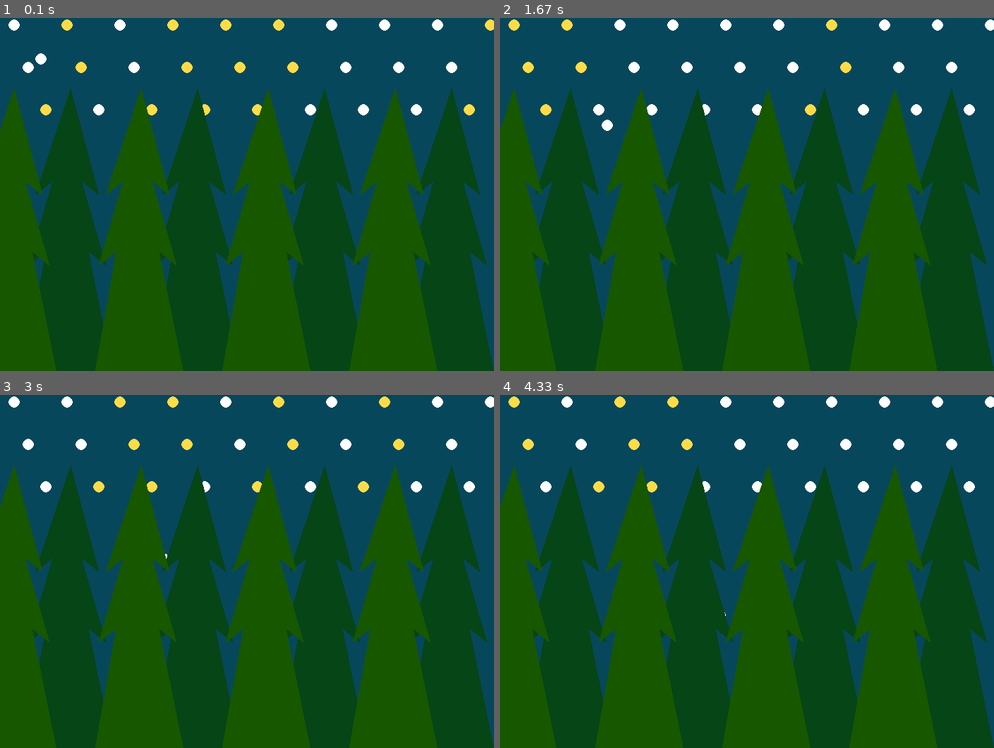
Above: before the commit, frames 1-4 (two rows, left to right).
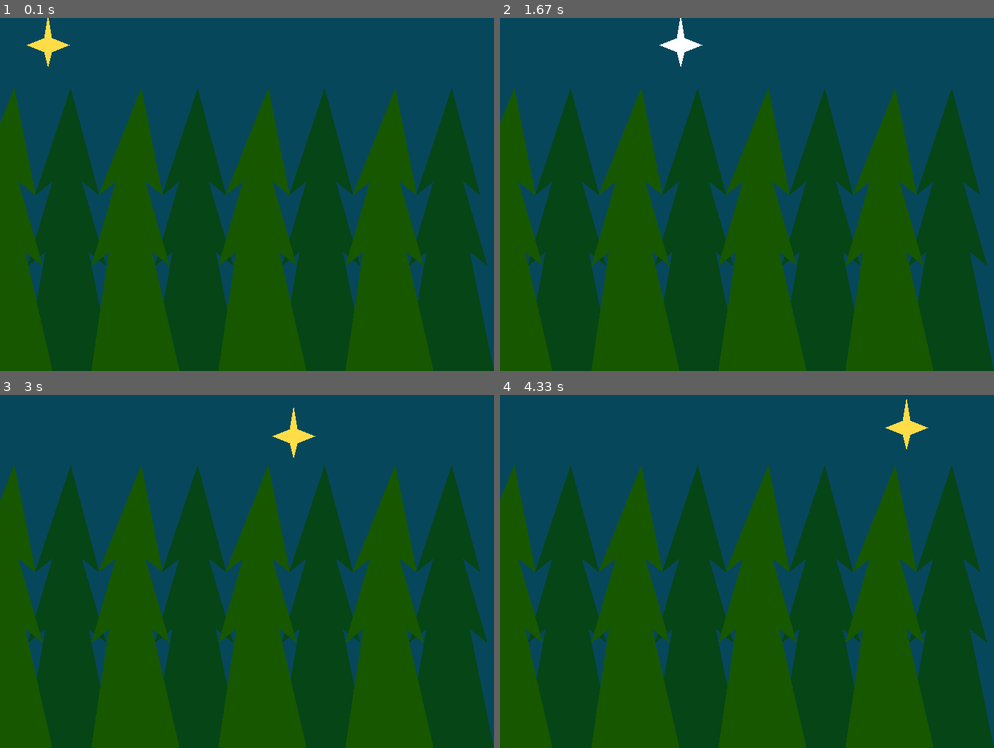
Above: after the commit, the same moments.

Repository: tenley22/updated_pygame_scene
Game: pygame game, started from main.py
Two runs of this game, one before a commit and one after it. Both use one fixed random seed, a clock stepped at 60 frames per second and the inputs below.
Inputs:
- Up to frame 1 (0.1 s): no input
- Up to frame 2 (1.67 s): no input
- Up to frame 3 (3 s): no input
- Up to frame 4 (4.33 s): no input

The runs differ from the first frame. In frame 1, 6.3% of the frame differs, in the area x 0-100%, y 0-87%; in frame 2, 6.3%; in frame 3, 6.2%; in frame 4, 6.2%.

Commit message:
Update main.py

Diff:
--- a/main.py
+++ b/main.py
@@ -8,7 +8,7 @@
 GREEN = (6, 69, 22)
 GREEN2 = (22, 87, 0)
 WHITE = (255, 255, 255)
-YELLOW = (255, 220, 71)
+YELLOW = (255, 221, 71)
 STARS = [WHITE, YELLOW]
 
 # math constants
@@ -27,10 +27,11 @@
 pygame.display.set_caption('Forest Scene')
 
 star_x = 50
-starx_velo = 1
+starx_velo = 2
 star_y = 50
-stary_velo = 1
-star_rad = 8
+stary_velo = 2
+star_side = 40
+
 
 running = True
 while running:
@@ -39,46 +40,46 @@
         if event.type == pygame.QUIT:
             running = False
 
-    pygame.display.flip()
+    if star_x + star_side > DISPLAY_WIDTH or star_x < 0:
+        starx_velo *= -1
+
+    if star_y + star_side > 200 or star_y < 0:
+        stary_velo *= -1
+
+
+
 
     screen.fill(BLUE)
 
-    # functions
-    def trees(place, fill, x1, y1, mult):
-        space = 180 * mult
-        pygame.draw.polygon(place, fill, ((x1 + space, y1), (x1 - 50 + space, y1 + 150), (x1 - 25 + space, y1 + 130), (x1 - 60 + space, y1 + 250),
-        (x1 - 35 + space, y1 + 230), (x1 - 100 + space, 700), (x1 + 100 + space, 700), (x1 + 25 + space, y1 + 230),
-        (x1 + 50 + space, y1 + 250), (x1 + 15 + space, y1 + 130), (x1 + 40 + space, y1 + 150)))
+    # drawing
+    #star
 
-    def stars(place, fill, x1, y1, width, mult = 0):
-        space = 75 * mult
-        pygame.draw.circle(place, fill, (x1 + space, y1), width)
+    color = random.choice(STARS)
+    pygame.draw.polygon(screen, color, ((star_x, star_y), (star_x-5, star_y-20), (star_x-30, star_y-30), (star_x-5, star_y-40), (star_x, star_y-70), (star_x+5, star_y-40), (star_x+30, star_y-30), (star_x+5, star_y-20)))
+    star_x += starx_velo
+    star_y += stary_velo
 
 
-    # drawing
 
-    stars(screen, WHITE, star_x, star_y, star_rad)
-    star_x += starx_velo
-    star_y += stary_velo
-    if star_x > DISPLAY_WIDTH or star_x < 0:
-        starx_velo *= -1
-
-    if star_y > DISPLAY_HEIGHT or star_y < 0:
-        stary_velo *= -1
-
-
-    # stars
+    # stars original
+    '''
     for multiplier in range(20):
         color = random.choice(STARS)
-        stars(screen, color, -10, 130, 8, multiplier)
-        stars(screen, color, 40, 70, 8, multiplier)
-        stars(screen, color, 20, 10, 8, multiplier)
-
+        num = random.randint(10, 20)
+        pygame.draw.circle(screen, color, (-10 + 75 * multiplier, 130), 8)
+        pygame.draw.circle(screen, color, (40 + 75 * multiplier, 70), 8)
+        pygame.draw.circle(screen, color, (20 + 75 * multiplier, 10), 8)
+    '''
 
     # trees
     for multiplier in range (4):
-        trees(screen, GREEN, 100, 100, multiplier)
-        trees(screen, GREEN2, 20, 100, multiplier)
+        pygame.draw.polygon(screen, GREEN, ((100 + 180*multiplier, 100), (50 + 180*multiplier, 250), (75 + 180*multiplier, 230), (40 + 180*multiplier, 350), (65 + 180*multiplier, 330), (0 + 180*multiplier, 700), (200 + 180*multiplier, 700), (125 + 180*multiplier, 330), (150 + 180*multiplier, 350), (115 + 180*multiplier, 230), (140 + 180*multiplier, 250)))
+
+        pygame.draw.polygon(screen, GREEN2, ((20 + 180 * multiplier, 100), (-40 + 180 * multiplier, 250), (-15 + 180 * multiplier, 230), (-50 + 180 * multiplier, 350), (-25 + 180 * multiplier, 330), (-80 + 180 * multiplier, 700), (120 + 180 * multiplier, 700), (35 + 180 * multiplier, 330), (60 + 180 * multiplier, 350), (25 + 180 * multiplier, 230), (50 + 180 * multiplier, 250)))
 
 
+
+
+    pygame.display.flip()
+
 pygame.quit()
